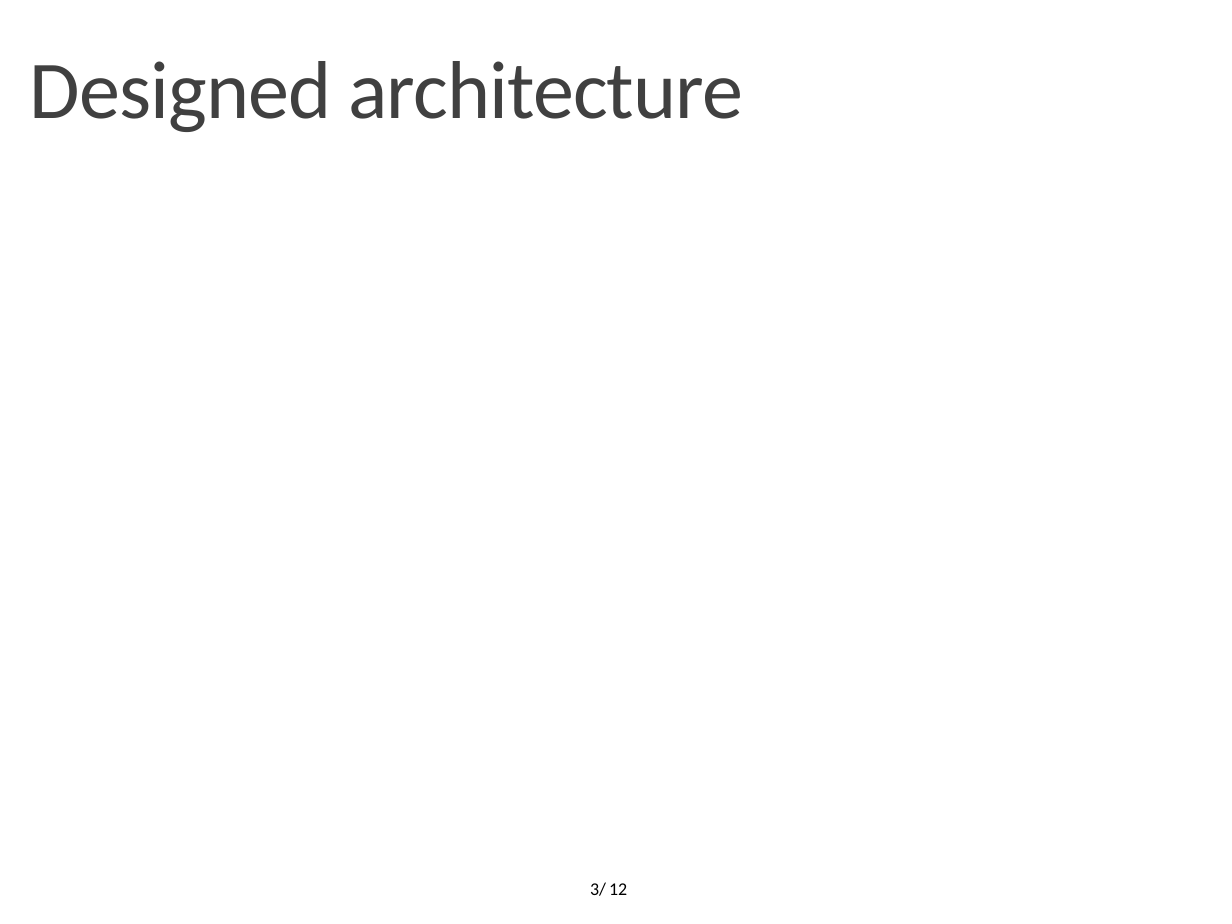
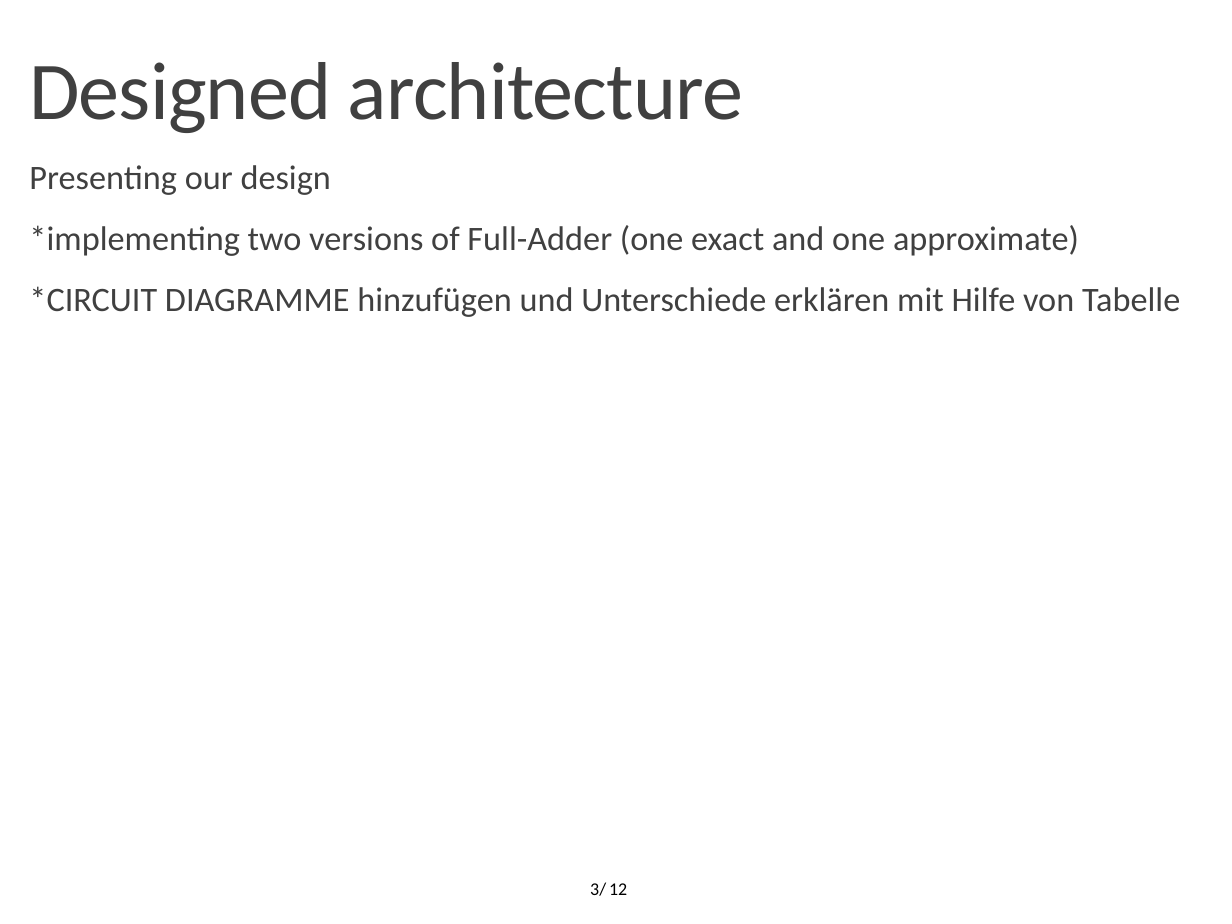
Before and after one commit to OrionLightning/Approximate-Circuit, a slide deck: slide 3 of Presentation Slides/Midterm 23-11-2021.pptx. Drawn at 1232x924 pixels with LibreOffice and Linux fonts; fonts in the diff are those of the drawing; background and template pictures are left out. Boxes give left, top, right and bottom in pixels: in the first picture for what was removed or moved away, otherwise in the second. Text is boxed around its words. In the diff, an @@ line names an element or a change of style, - is before the commit and + after.

```diff
--- a/Presentation Slides/Midterm 23-11-2021.pptx
+++ b/Presentation Slides/Midterm 23-11-2021.pptx
@@ text added at box(29, 165, 1180, 317), 20 pt, text #404040 @@
+  Presenting our design
+  *implementing two versions of Full-Adder (one exact and one approximate)
+  *CIRCUIT DIAGRAMME hinzufügen und Unterschiede erklären mit Hilfe von Tabelle
```
Also in this commit, not shown: 2 other slides changed, 1 slide added, 1 slide removed.
